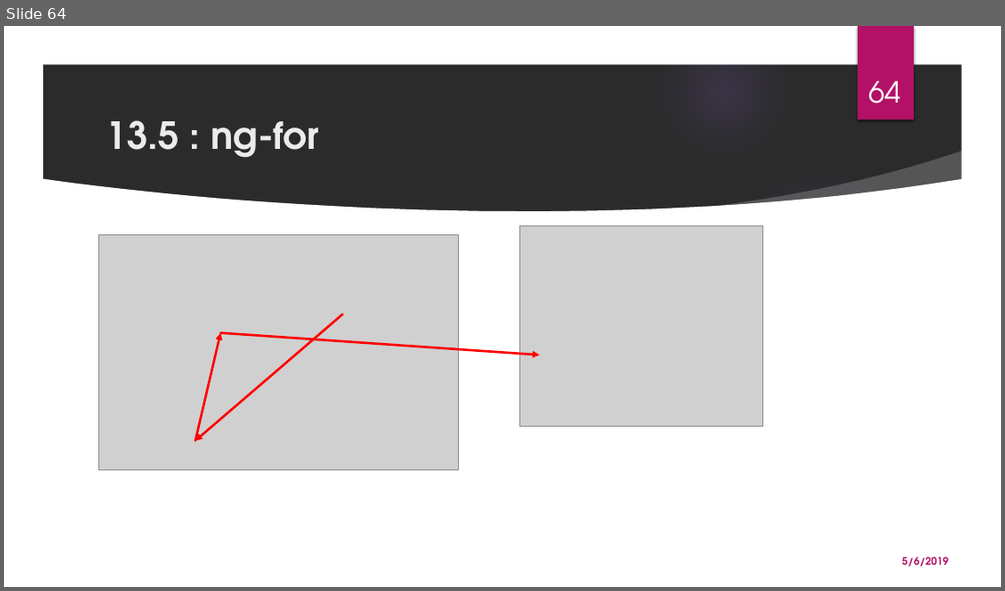
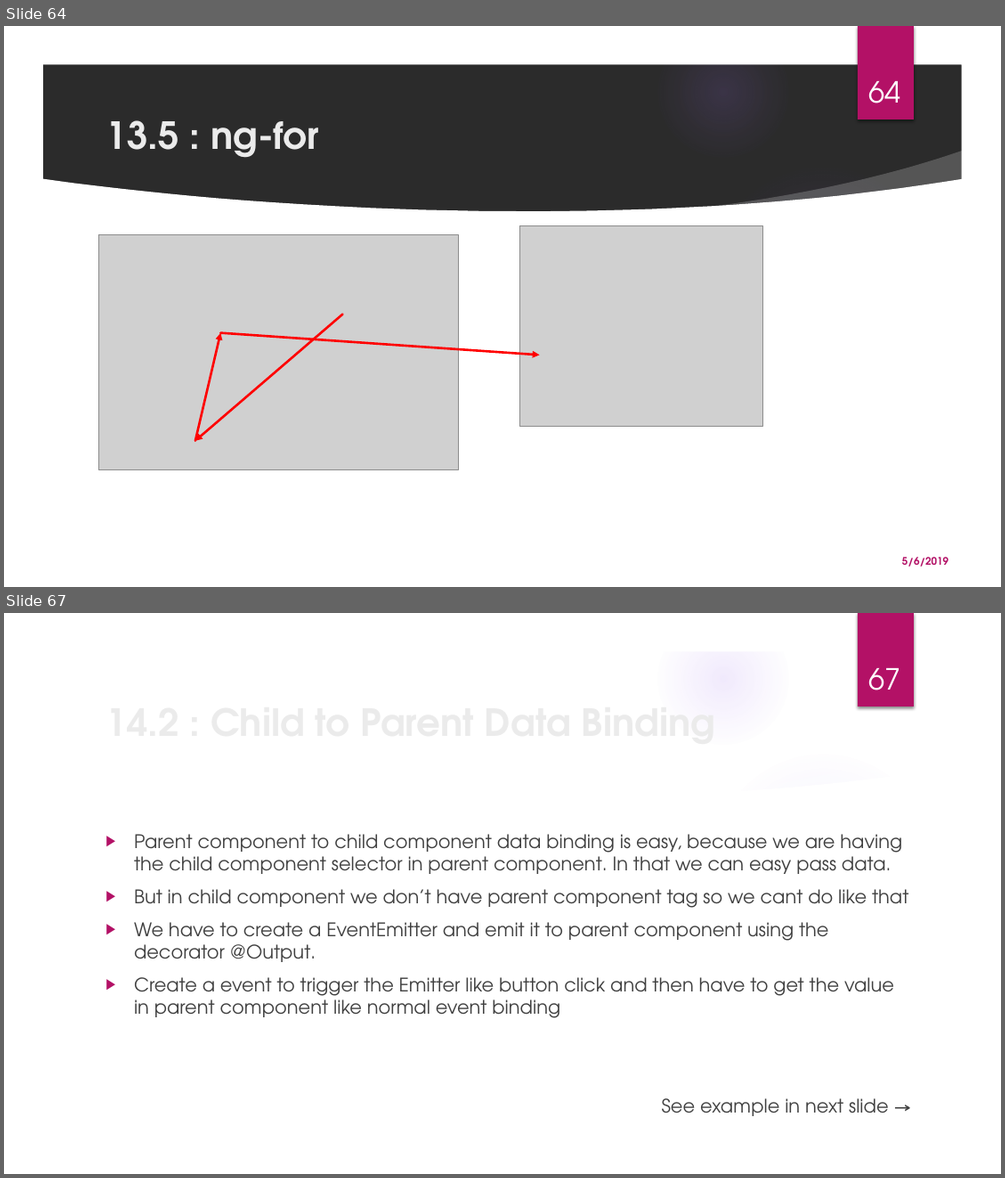
Before and after one commit to monicka2479/AngularSession, a slide deck: Angular Presentation.pptx. Shown one above the other, each under a label of ours: slide 64 before the commit, slides 64 and 67 after it; the slides between them are not shown. The pictures are 1005x591 and 1005x1178 pixels, drawn with LibreOffice and Linux fonts; fonts in the diff are those of the drawing; grey boxes stand for pictures; background and template pictures are left out; a plain dark background stands for a picture behind light text. Boxes give left, top, right and bottom in pixels: in the first picture for what was removed or moved away, otherwise in the second. Text is boxed around its words. In the diff, an @@ line names an element or a change of style, - is before the commit and + after.

Commit message:
Added Data Binding

```diff
--- a/Angular Presentation.pptx
+++ b/Angular Presentation.pptx
@@ slide 67 added at [4, 613, 1001, 1174], background picture (left out); not listed: 9 template elements that a slide beside it also shows @@
@@ page number added at [868, 668, 900, 690], 28 pt, text #FFFFFF @@
+67
@@ text added at [134, 834, 908, 1116], 18 pt, text #404040 @@
+▶ Parent component to child component data binding is easy, because we are having the child component selector in parent component. In that we can easy pass data.
+▶ But in child component we don’t have parent component tag so we cant do like that
+▶ We have to create a EventEmitter and emit it to parent component using the decorator @Output.
+▶ Create a event to trigger the Emitter like button click and then have to get the value in parent component like normal event binding
+See example in next slide →
@@ title added at [334, 834, 629, 1018], 36 pt, text #EBEBEB, bold @@
+14.2 : Child to Parent Data Binding
```
Also in this commit, not shown: 2 slides changed, 1 other slide added.
